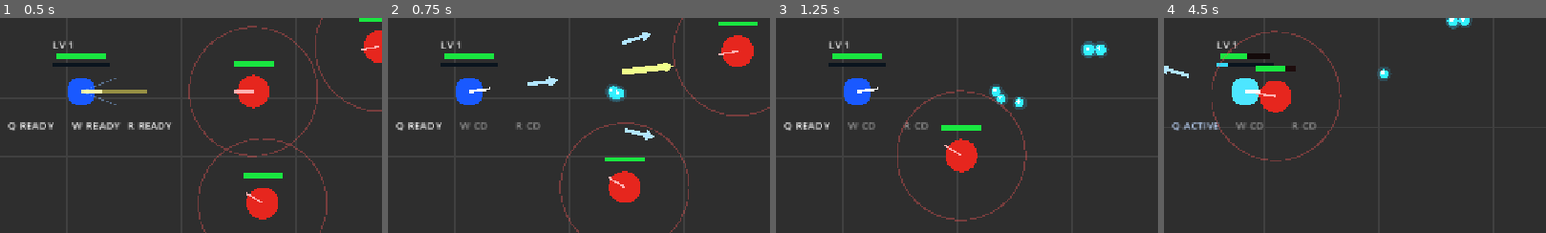
Above: before the commit, frames 1-4 (left to right).
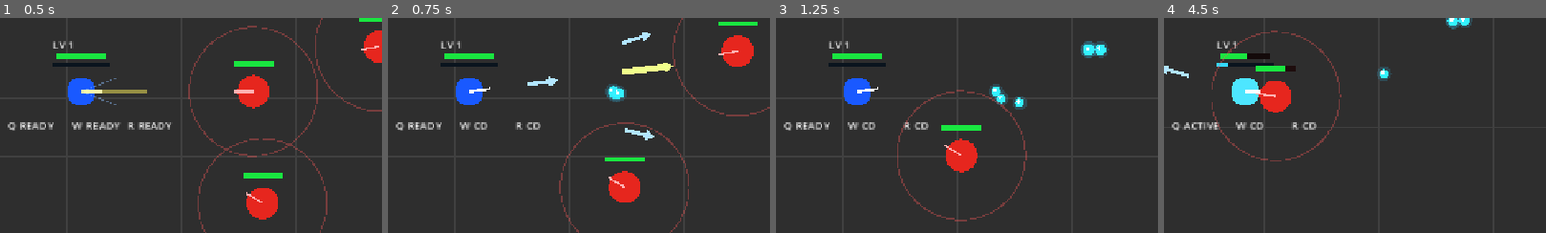
Above: after the commit, the same moments.

Repository: danyoon0760/last-archer
Game: Godot game, scene res://scenes/Main.tscn
Two runs of this game, one before a commit and one after it. Both use one fixed random seed, a clock stepped at 60 frames per second and the inputs below.
Inputs (mouse positions are % of the whole screen's width and height, from its top left):
- Up to frame 1 (0.5 s): no input
- Up to frame 2 (0.75 s): tap Enter at 0.5 s; move the mouse to (72, 45) at 0.52 s; hold W from 0.53 s (still down); tap R at 0.6 s; click (72, 45) at 0.67 s
- Up to frame 3 (1.25 s): keep holding W
- Up to frame 4 (4.5 s): move the mouse to (30, 55) at 1.27 s; release W at 1.28 s; hold S 1.28-2.03 s; tap R at 1.35, 2.3, 3.05, 3.8 s; click (30, 55) at 1.42 s; tap Space at 2 s; move the mouse to (60, 28) at 2.02 s; hold W 2.03-3.53 s; tap T at 2.1 s; click (60, 28) at 2.17 s; move the mouse to (45, 70) at 2.77 s; tap H at 2.85 s; click (45, 70) at 2.92 s; move the mouse to (80, 65) at 3.52 s; hold S from 3.53 s (still down); tap E at 3.6 s; click (80, 65) at 3.67 s; tap Enter at 4.25 s; move the mouse to (20, 35) at 4.27 s; tap Q at 4.35 s; click (20, 35) at 4.42 s
The pictures show only the part of the screen within x 39-89%, y 33-83%; the shares and areas given below are measured in that part.

Frame 1 is identical in both runs. In frame 2, 0.3% of the frame differs, in the area x 18-40%, y 48-52%; in frame 3, 0.3%; in frame 4, 0.4%, in the area x 2-40%, y 48-52%.

Commit message:
Add player HUD helpers and full heal

Diff:
--- a/scripts/player.gd
+++ b/scripts/player.gd
@@ -103,7 +103,6 @@
 
 func move_toward_target() -> void:
 	var to_target: Vector2 = target_position - global_position
-
 	if to_target.length() > stop_distance:
 		facing_direction = to_target.normalized()
 		velocity = facing_direction * speed
@@ -113,13 +112,11 @@
 func try_dodge() -> void:
 	if dodge_cooldown_timer > 0.0:
 		return
-
 	var mouse_direction: Vector2 = get_global_mouse_position() - global_position
 	if mouse_direction.length() < 1.0:
 		dodge_direction = facing_direction
 	else:
 		dodge_direction = mouse_direction.normalized()
-
 	facing_direction = dodge_direction
 	target_position = global_position + dodge_direction * 120.0
 	dodge_timer = dodge_duration
@@ -133,49 +130,29 @@
 	rapid_fire_cooldown_timer = rapid_fire_cooldown
 
 func try_volley() -> void:
-	if volley_cooldown_timer > 0.0:
-		return
-	if arrow_scene == null:
-		push_warning("Player has no arrow_scene assigned.")
-		return
-
+	if volley_cooldown_timer > 0.0 or arrow_scene == null:
+		return
 	var base_direction: Vector2 = get_aim_direction()
 	facing_direction = base_direction
 	volley_cooldown_timer = volley_cooldown
-
 	var count: int = max(1, volley_arrow_count)
 	var spread_radians: float = deg_to_rad(volley_spread_degrees)
 	var start_angle: float = -spread_radians / 2.0
 	var step_angle: float = 0.0
 	if count > 1:
 		step_angle = spread_radians / float(count - 1)
-
 	for i in range(count):
 		var angle_offset: float = start_angle + step_angle * float(i)
 		var arrow_direction: Vector2 = base_direction.rotated(angle_offset).normalized()
 		spawn_arrow(global_position + arrow_direction * 24.0, arrow_direction)
 
 func try_snipe() -> void:
-	if snipe_cooldown_timer > 0.0:
-		return
-	if arrow_scene == null:
-		push_warning("Player has no arrow_scene assigned.")
-		return
-
+	if snipe_cooldown_timer > 0.0 or arrow_scene == null:
+		return
 	var shoot_direction: Vector2 = get_aim_direction()
 	facing_direction = shoot_direction
 	snipe_cooldown_timer = snipe_cooldown
-	spawn_arrow(
-		global_position + shoot_direction * 32.0,
-		shoot_direction,
-		snipe_damage + attack_bonus,
-		snipe_speed,
-		snipe_lifetime,
-		snipe_pierce_count,
-		Color(0.95, 1.0, 0.55),
-		7.0,
-		54.0
-	)
+	spawn_arrow(global_position + shoot_direction * 32.0, shoot_direction, snipe_damage + attack_bonus, snipe_speed, snipe_lifetime, snipe_pierce_count, Color(0.95, 1.0, 0.55), 7.0, 54.0)
 
 func get_current_attack_cooldown() -> float:
 	if rapid_fire_timer > 0.0:
@@ -183,19 +160,14 @@
 	return base_attack_cooldown
 
 func get_aim_direction() -> Vector2:
-	var mouse_position: Vector2 = get_global_mouse_position()
-	var aim_direction: Vector2 = mouse_position - global_position
+	var aim_direction: Vector2 = get_global_mouse_position() - global_position
 	if aim_direction.length() < 1.0:
 		return facing_direction
 	return aim_direction.normalized()
 
 func try_shoot_at_mouse() -> void:
-	if attack_timer > 0.0:
-		return
-	if arrow_scene == null:
-		push_warning("Player has no arrow_scene assigned.")
-		return
-
+	if attack_timer > 0.0 or arrow_scene == null:
+		return
 	var shoot_direction: Vector2 = get_aim_direction()
 	facing_direction = shoot_direction
 	attack_timer = get_current_attack_cooldown()
@@ -214,6 +186,7 @@
 	while exp_current >= exp_to_next:
 		exp_current -= exp_to_next
 		level_up()
+	notify_stats_changed()
 	queue_redraw()
 
 func level_up() -> void:
@@ -225,26 +198,38 @@
 	print("Level up! Level: %s" % level)
 
 func take_damage(amount: int) -> void:
-	if is_dead:
-		return
-	if invincible_timer > 0.0:
-		return
-
+	if is_dead or invincible_timer > 0.0:
+		return
 	hp -= amount
 	invincible_timer = 0.25
 	if hp <= 0:
 		hp = 0
 		die()
-	queue_redraw()
+	notify_stats_changed()
+	queue_redraw()
+
+func full_heal() -> void:
+	if is_dead:
+		return
+	hp = max_hp
+	notify_stats_changed()
+	queue_redraw()
+
+func get_hud_text() -> String:
+	return "LV %s  HP %s/%s  EXP %s/%s  ATK+%s" % [level, hp, max_hp, exp_current, exp_to_next, attack_bonus]
+
+func notify_stats_changed() -> void:
+	var game_manager := get_tree().get_first_node_in_group("game_manager")
+	if game_manager != null and game_manager.has_signal("stats_changed"):
+		game_manager.stats_changed.emit()
 
 func die() -> void:
 	is_dead = true
 	velocity = Vector2.ZERO
 	print("You died. Press R to restart.")
+	notify_stats_changed()
 
 func _draw() -> void:
-	# Temporary player placeholder.
-	# Later, this will be replaced with the pixel archer sprite.
 	var body_color: Color = Color(0.1, 0.35, 1.0)
 	if is_dead:
 		body_color = Color(0.25, 0.25, 0.25)
@@ -258,58 +243,31 @@
 	draw_circle(Vector2.ZERO, 16.0, body_color)
 	draw_line(Vector2.ZERO, facing_direction * 24.0, Color.WHITE, 3.0)
 
-	# W volley aim preview while ready.
 	if volley_cooldown_timer <= 0.0 and not is_dead:
-		var left_preview: Vector2 = facing_direction.rotated(deg_to_rad(-volley_spread_degrees / 2.0)) * 42.0
-		var right_preview: Vector2 = facing_direction.rotated(deg_to_rad(volley_spread_degrees / 2.0)) * 42.0
-		draw_line(Vector2.ZERO, left_preview, Color(0.55, 0.75, 1.0, 0.45), 1.0)
-		draw_line(Vector2.ZERO, right_preview, Color(0.55, 0.75, 1.0, 0.45), 1.0)
-
-	# R snipe aim preview while ready.
+		draw_line(Vector2.ZERO, facing_direction.rotated(deg_to_rad(-volley_spread_degrees / 2.0)) * 42.0, Color(0.55, 0.75, 1.0, 0.45), 1.0)
+		draw_line(Vector2.ZERO, facing_direction.rotated(deg_to_rad(volley_spread_degrees / 2.0)) * 42.0, Color(0.55, 0.75, 1.0, 0.45), 1.0)
 	if snipe_cooldown_timer <= 0.0 and not is_dead:
 		draw_line(Vector2.ZERO, facing_direction * 74.0, Color(1.0, 0.95, 0.35, 0.5), 2.0)
 
-	# Player HP bar.
 	var bar_width: float = 54.0
-	var bar_height: float = 7.0
 	var hp_ratio: float = clampf(float(hp) / float(max_hp), 0.0, 1.0)
-	var bar_pos: Vector2 = Vector2(-bar_width / 2.0, -42.0)
-	draw_rect(Rect2(bar_pos, Vector2(bar_width, bar_height)), Color(0.08, 0.04, 0.04))
-	draw_rect(Rect2(bar_pos, Vector2(bar_width * hp_ratio, bar_height)), Color(0.1, 0.9, 0.25))
-
-	# EXP bar.
+	draw_rect(Rect2(Vector2(-bar_width / 2.0, -42.0), Vector2(bar_width, 7.0)), Color(0.08, 0.04, 0.04))
+	draw_rect(Rect2(Vector2(-bar_width / 2.0, -42.0), Vector2(bar_width * hp_ratio, 7.0)), Color(0.1, 0.9, 0.25))
+
 	var exp_bar_width: float = 64.0
-	var exp_bar_height: float = 5.0
 	var exp_ratio: float = clampf(float(exp_current) / float(exp_to_next), 0.0, 1.0)
-	var exp_bar_pos: Vector2 = Vector2(-exp_bar_width / 2.0, -32.0)
-	draw_rect(Rect2(exp_bar_pos, Vector2(exp_bar_width, exp_bar_height)), Color(0.04, 0.08, 0.12))
-	draw_rect(Rect2(exp_bar_pos, Vector2(exp_bar_width * exp_ratio, exp_bar_height)), Color(0.2, 0.85, 1.0))
+	draw_rect(Rect2(Vector2(-exp_bar_width / 2.0, -32.0), Vector2(exp_bar_width, 5.0)), Color(0.04, 0.08, 0.12))
+	draw_rect(Rect2(Vector2(-exp_bar_width / 2.0, -32.0), Vector2(exp_bar_width * exp_ratio, 5.0)), Color(0.2, 0.85, 1.0))
 	draw_string(ThemeDB.fallback_font, Vector2(-32, -48), "LV %s" % level, HORIZONTAL_ALIGNMENT_LEFT, -1.0, 12, Color.WHITE)
 
-	# Skill indicators.
-	var q_text: String = "Q READY"
-	var q_color: Color = Color.WHITE
+	var q_text: String = "Q READY" if rapid_fire_cooldown_timer <= 0.0 else "Q CD"
 	if rapid_fire_timer > 0.0:
 		q_text = "Q ACTIVE"
-		q_color = Color(0.75, 0.85, 1.0)
-	elif rapid_fire_cooldown_timer > 0.0:
-		q_text = "Q CD"
-		q_color = Color(0.6, 0.6, 0.6)
-	draw_string(ThemeDB.fallback_font, Vector2(-82, 42), q_text, HORIZONTAL_ALIGNMENT_LEFT, -1.0, 12, q_color)
-
-	var w_text: String = "W READY"
-	var w_color: Color = Color.WHITE
-	if volley_cooldown_timer > 0.0:
-		w_text = "W CD"
-		w_color = Color(0.6, 0.6, 0.6)
-	draw_string(ThemeDB.fallback_font, Vector2(-10, 42), w_text, HORIZONTAL_ALIGNMENT_LEFT, -1.0, 12, w_color)
-
-	var r_text: String = "R READY"
-	var r_color: Color = Color.WHITE
-	if snipe_cooldown_timer > 0.0:
-		r_text = "R CD"
-		r_color = Color(0.6, 0.6, 0.6)
-	draw_string(ThemeDB.fallback_font, Vector2(52, 42), r_text, HORIZONTAL_ALIGNMENT_LEFT, -1.0, 12, r_color)
+	var w_text: String = "W READY" if volley_cooldown_timer <= 0.0 else "W CD"
+	var r_text: String = "R READY" if snipe_cooldown_timer <= 0.0 else "R CD"
+	draw_string(ThemeDB.fallback_font, Vector2(-82, 42), q_text, HORIZONTAL_ALIGNMENT_LEFT, -1.0, 12, Color.WHITE)
+	draw_string(ThemeDB.fallback_font, Vector2(-10, 42), w_text, HORIZONTAL_ALIGNMENT_LEFT, -1.0, 12, Color.WHITE)
+	draw_string(ThemeDB.fallback_font, Vector2(52, 42), r_text, HORIZONTAL_ALIGNMENT_LEFT, -1.0, 12, Color.WHITE)
 
 	if is_dead:
 		draw_string(ThemeDB.fallback_font, Vector2(-58, -58), "DEAD - Press R", HORIZONTAL_ALIGNMENT_LEFT, -1.0, 14, Color.WHITE)
